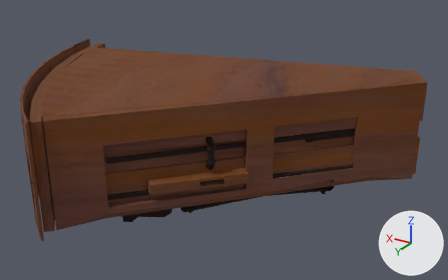
The Blender file models/BlendFiles/bigWedge.blend, before and after one commit.
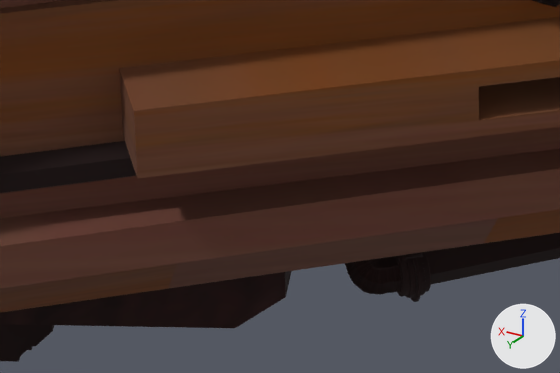
The first picture shows the older version from a 50 mm lens placed at (-3.53, 21.69, 14.59), pointed at (6.88, 4.33, 5.92). The close-ups show the older and then the newer version on the part from 29% to 47% of the width and 60% to 80% of the height of that picture. Only the edits that show in the close-ups are written down. Lighting does not change. The marker at lower right points along +X, +Y and +Z.
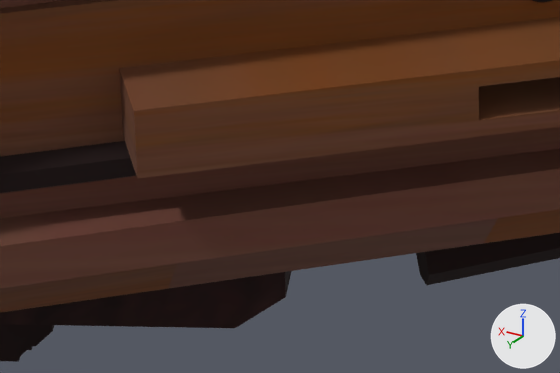
Boxes (x1, y1, x2, y2) around the edits, measured in the close-ups (560 x 373 px):
'Circle.014', deleted
    before: (345, 256, 402, 295)
'Cylinder.002', deleted
    before: (395, 252, 431, 302)
'Circle.007', deleted
    before: (537, 0, 560, 7)

The change in detail:
Object 'Circle.007' (ob_circle_007) is deleted.
Object 'Cylinder.002' (ob_cylinder_002) is deleted.
Object 'Circle.014' (ob_circle_014) is deleted.
